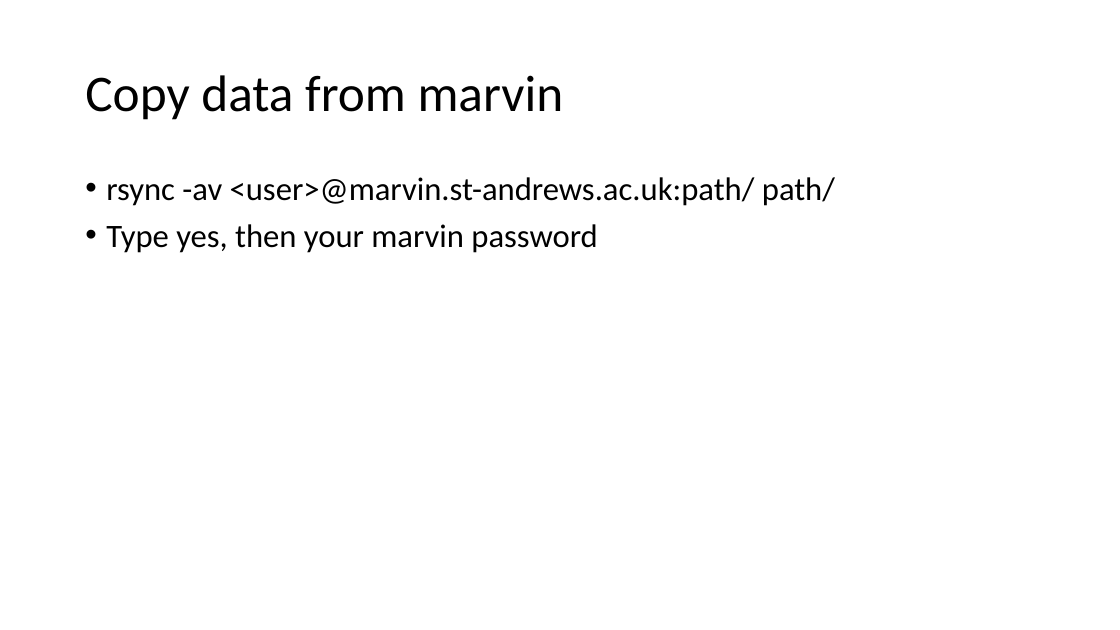
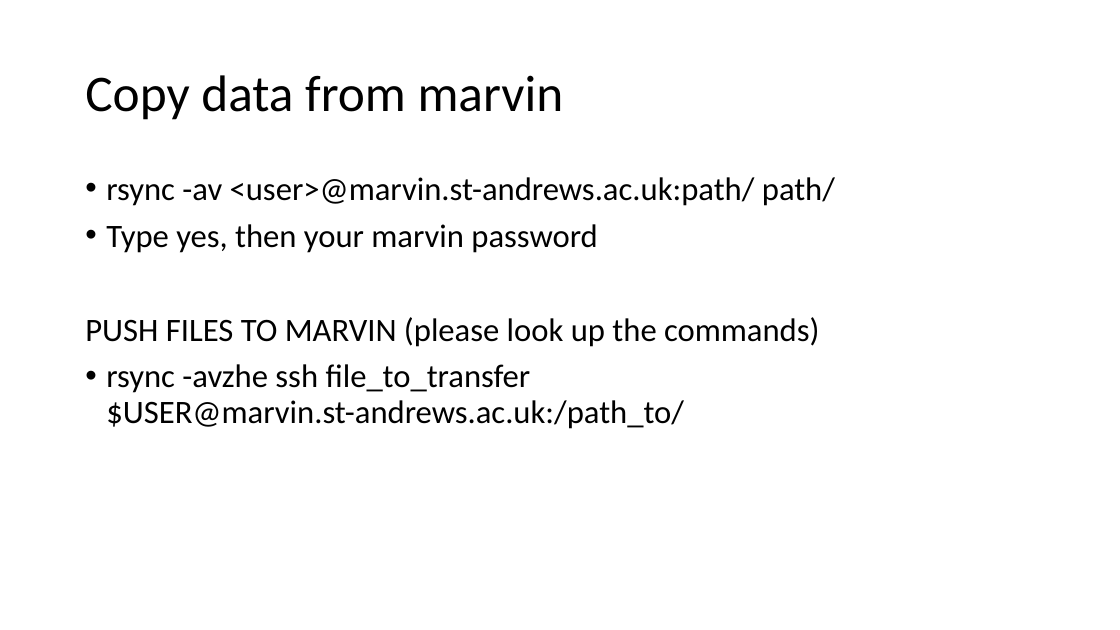
Before and after one commit to peterthorpe5/How_to_use_Kennedy_HPC, a slide deck: slide 20 of kenedy_getting_started-V1.pptx. Drawn at 1120x630 pixels with LibreOffice and Linux fonts; fonts in the diff are those of the drawing. Boxes give left, top, right and bottom in pixels: in the first picture for what was removed or moved away, otherwise in the second. Text is boxed around its words. In the diff, an @@ line names an element or a change of style, - is before the commit and + after.

Commit message:
updates

```diff
--- a/kenedy_getting_started-V1.pptx
+++ b/kenedy_getting_started-V1.pptx
@@ text at <box>85,317,819,429</box>: paragraphs added @@
+PUSH FILES TO MARVIN (please look up the commands)
+• rsync -avzhe ssh file_to_transfer $USER@marvin.st-andrews.ac.uk:/path_to/
```
